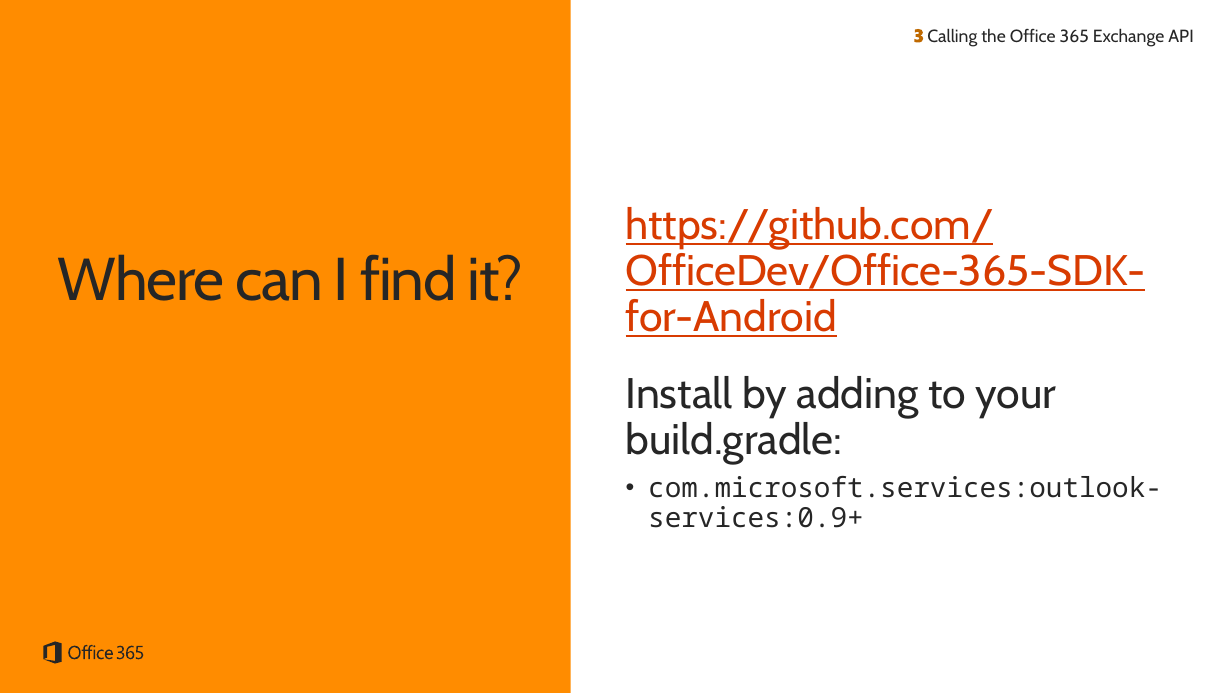
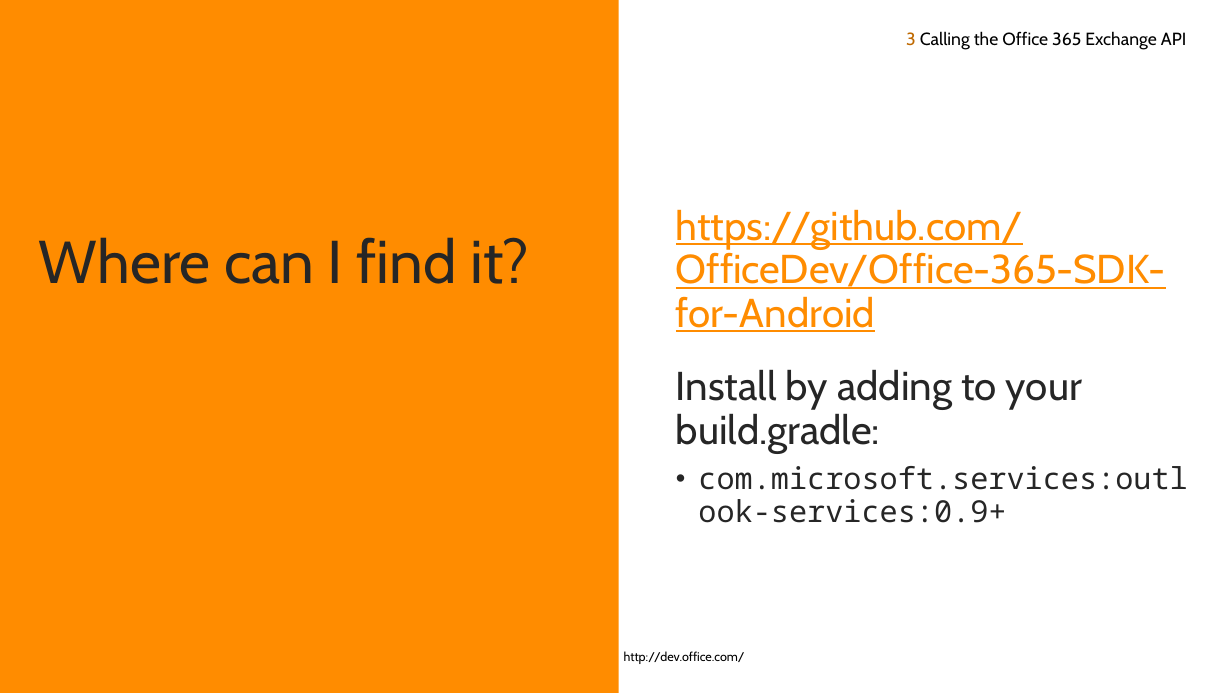
Before and after one commit to OfficeDev/TrainingContent, a slide deck: slide 22 of O3654/O3654-4 Native Android Development with Office 365 APIs/O3654-4 Deep dive into native Android Development with Office 365 APIs.pptx. Drawn at 1232x693 pixels with LibreOffice and Linux fonts; fonts in the diff are those of the drawing; background and template pictures are left out. Boxes give left, top, right and bottom in pixels: in the first picture for what was removed or moved away, otherwise in the second. Text is boxed around its words. In the diff, an @@ line names an element or a change of style, - is before the commit and + after.

Commit message:
Updated slide decks to new theme

```diff
--- a/O3654/O3654-4 Native Android Development with Office 365 APIs/O3654-4 Deep dive into native Android Development with Office 365 APIs.pptx
+++ b/O3654/O3654-4 Native Android Development with Office 365 APIs/O3654-4 Deep dive into native Android Development with Office 365 APIs.pptx
@@ rectangle removed at bbox=[0, 0, 571, 693] @@
@@ rectangle added at bbox=[0, 0, 619, 693], fill #FF8C00 @@
@@ text "3 Calling the Office 365 ..." at bbox=[906, 31, 1186, 50]: vertical alignment top to middle @@
@@ freeform shape removed at bbox=[914, 29, 923, 43] @@
@@ text at bbox=[906, 31, 1186, 50]: text changed; text colour #262626 to #000000 @@
-Calling the Office 365 Exchange API
+3 Calling the Office 365 Exchange API
@@ text "https://github.com/OfficeDev/Office-365-SDK-for-Android": place and size @@
-text "https://github.com/OfficeDev/Office-365-SDK-for-Android" at bbox=[626, 207, 1162, 528]
+text "https://github.com/OfficeDev/Office-365-SDK-for-Android" at bbox=[676, 209, 1187, 523]
@@ text "https://github.com/OfficeDev/Office-365-SDK-for-Android" at bbox=[676, 209, 1187, 523]: size 34 to 32 pt in "https://github.com/OfficeDev/Office-365-SDK-for-Android", "Install by adding to your build.gradle:"; text colour #D83B01 to #FF8C00 in "https://github.com/OfficeDev/Office-365-SDK-for-Android"; size 22 to 24 pt in "com.microsoft.services:outlook-services:0.9+" @@
@@ text "Where can I find it?": place and size @@
-text "Where can I find it?" at bbox=[58, 254, 524, 301]
+text "Where can I find it?" at bbox=[39, 237, 529, 284]
@@ text "Where can I find it?" at bbox=[39, 237, 529, 284]: letter spacing -1 to 0 pt; more space between paragraphs @@
@@ freeform shape removed at bbox=[43, 641, 143, 663] @@
@@ text added at bbox=[624, 651, 745, 664], 10 pt, text #000000 @@
+http://dev.office.com/
```
Also in this commit, not shown: 35 other slides changed, 3 slides added, 3 slides removed, 5 other files.
